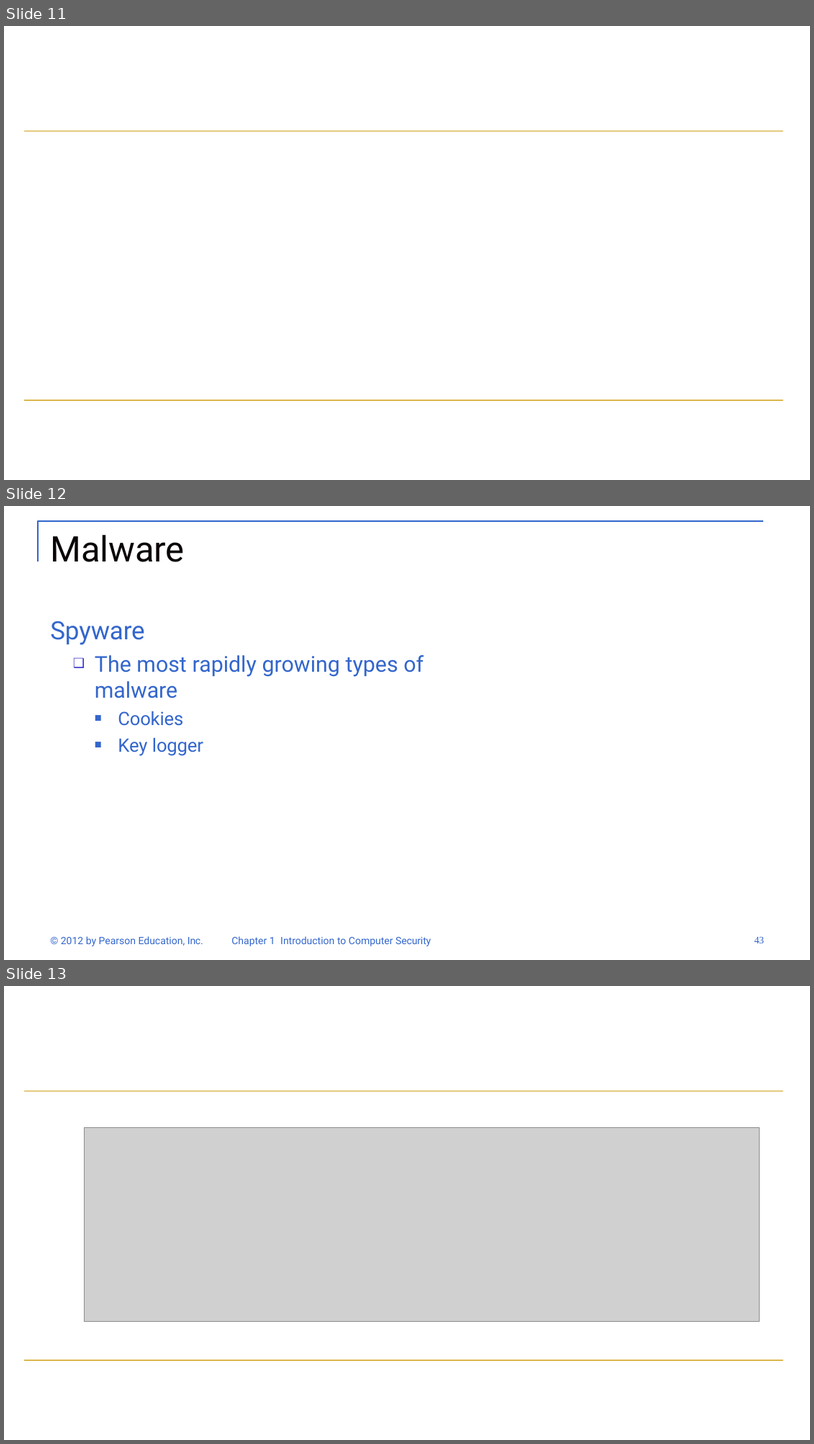
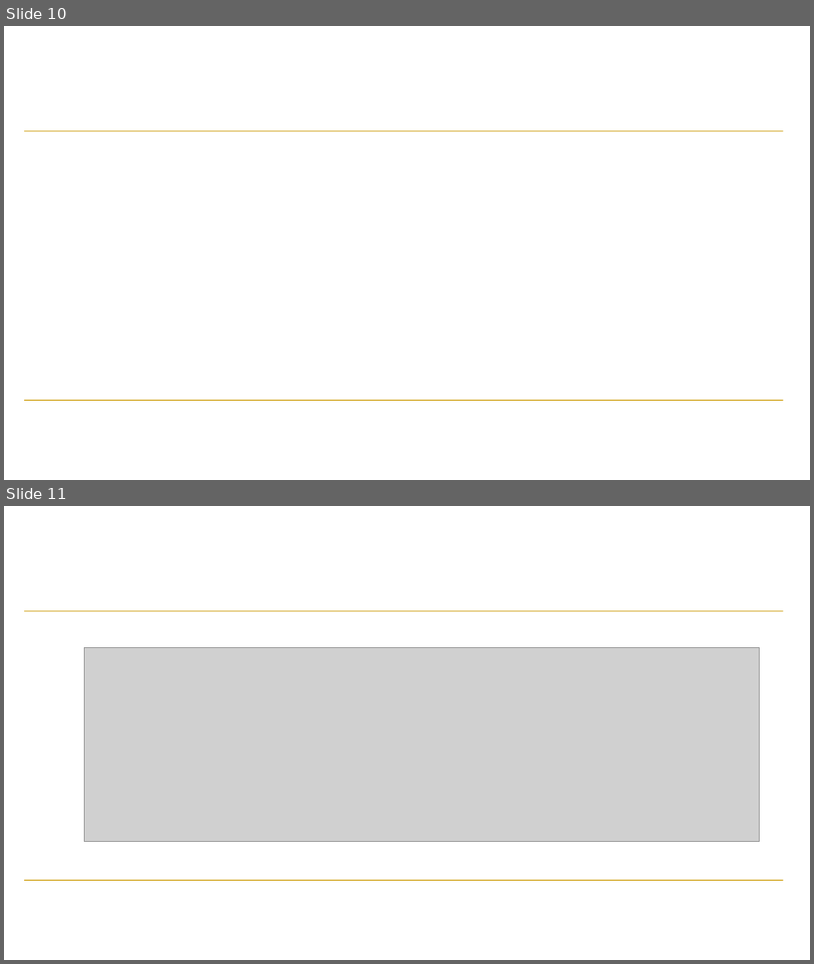
Before and after one commit to SagarChhabriya/Sem-6, a slide deck: 04-info-security/IS-VVeek-02-03.pptx. Shown one above the other, each under a label of ours: slides 11, 12 and 13 before the commit, slides 10 and 11 after it. The pictures are 814x1444 and 814x964 pixels, drawn with LibreOffice and Linux fonts; fonts in the diff are those of the drawing; grey boxes stand for pictures; background and template pictures are left out. Boxes give left, top, right and bottom in pixels: in the first picture for what was removed or moved away, otherwise in the second. Text is boxed around its words. In the diff, an @@ line names an element or a change of style, - is before the commit and + after.

```diff
--- a/04-info-security/IS-VVeek-02-03.pptx
+++ b/04-info-security/IS-VVeek-02-03.pptx
@@ slide 12 removed at <box>4,506,810,960</box>, background #FFFFFF @@
@@ freeform shape removed at <box>38,521,764,561</box> @@
@@ title removed at <box>50,535,184,562</box> @@
-Malware
@@ text removed at <box>50,621,424,756</box> @@
-Spyware
-❑ The most rapidly growing types of malware
-  ■ Cookies
-  ■ Key logger
@@ text removed at <box>61,936,203,946</box> @@
-© 2012 by Pearson Education, Inc.
@@ text removed at <box>232,936,431,946</box> @@
-Chapter 1 Introduction to Computer Security
@@ text removed at <box>755,936,765,943</box> @@
-43
@@ what was slide 11 is now slide 10 @@
@@ what was slide 13 is now slide 11 @@
```
Also in this commit, not shown: 21 slides changed, 2 slides added, 6 other slides removed, 9 other files.
